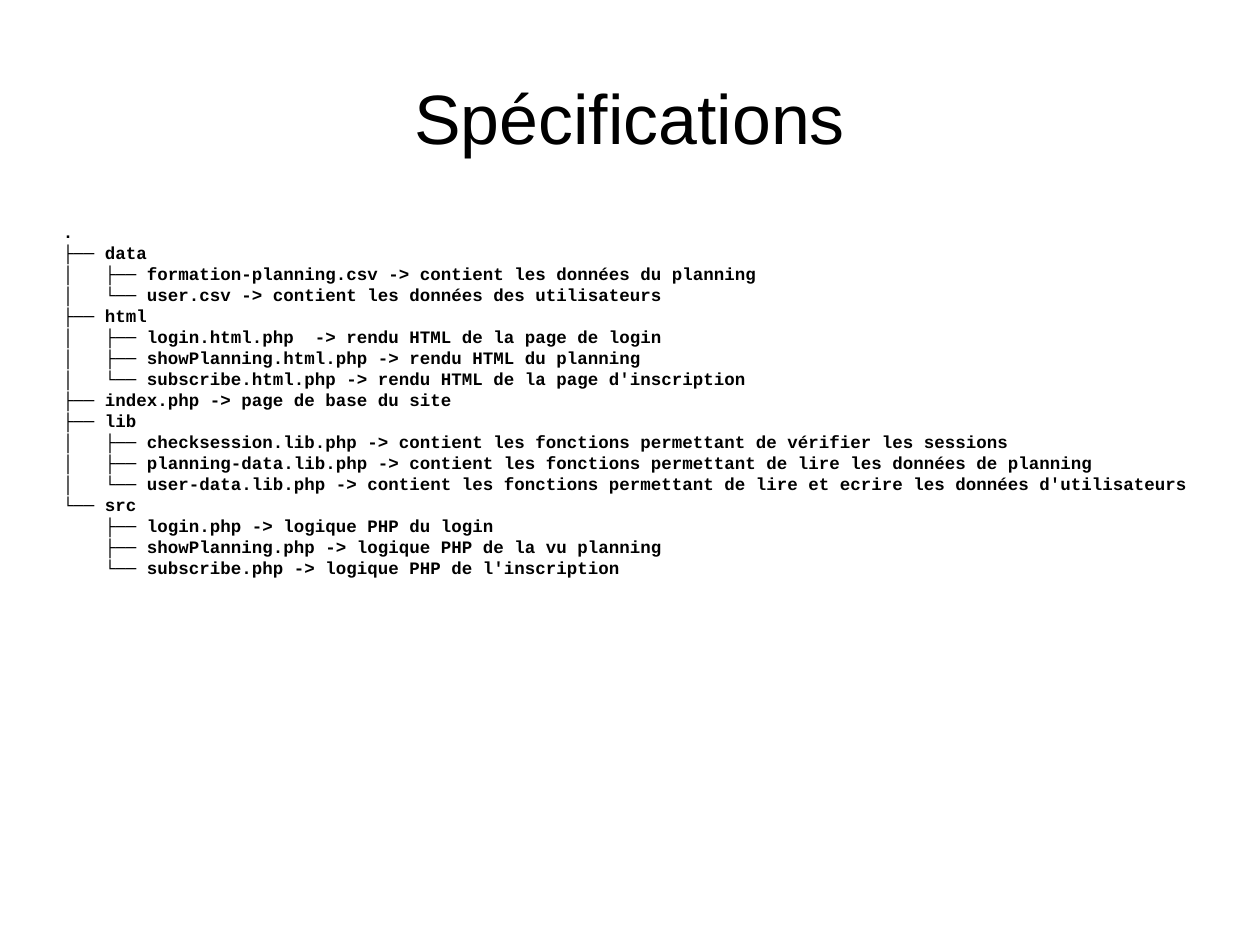
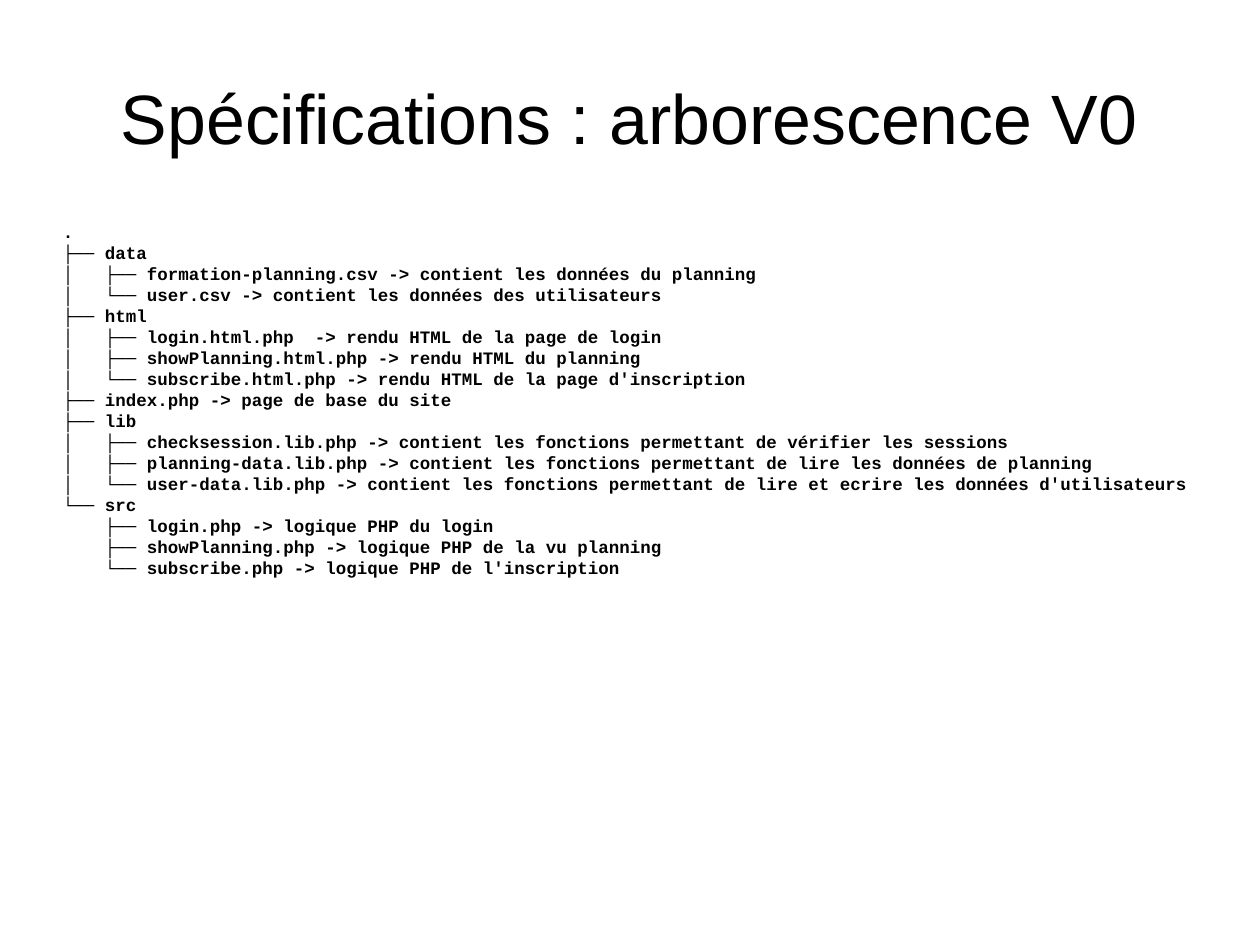
Before and after one commit to TOTOleHero/SmileFormationPHP, a slide deck: slide 4 of mini-projet.odp (slide 3 before the commit). Drawn at 1260x945 pixels with LibreOffice and Linux fonts; fonts in the diff are those of the drawing. Boxes give left, top, right and bottom in pixels: in the first picture for what was removed or moved away, otherwise in the second. Text is boxed around its words. In the diff, an @@ line names an element or a change of style, - is before the commit and + after.

```diff
--- a/mini-projet.odp
+++ b/mini-projet.odp
@@ title at bbox=[121, 92, 1137, 157]: text changed @@
-Spécifications
+Spécifications : arborescence V0
```
Also in this commit, not shown: 3 other slides changed, 5 slides added.
